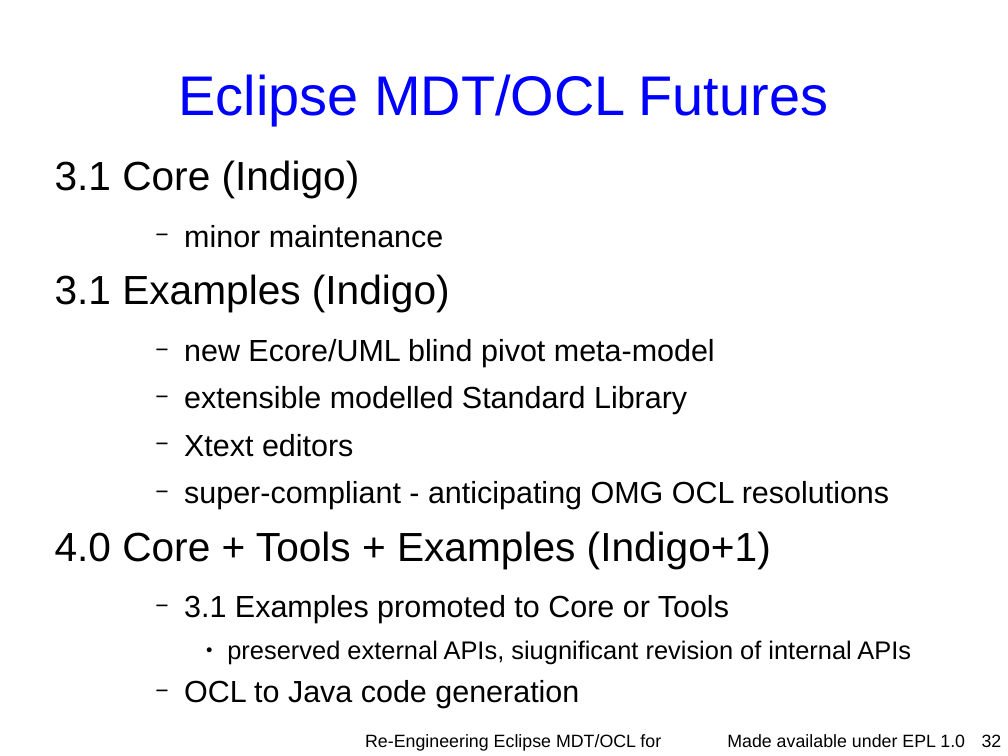
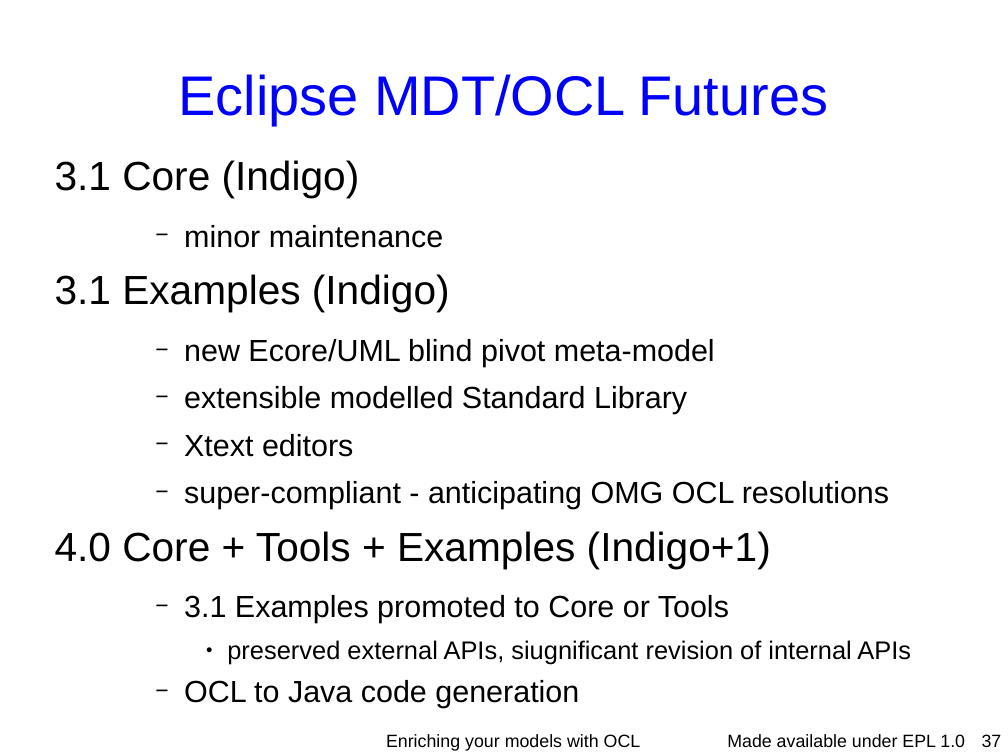
Before and after one commit to eclipse-ocl/ocl-website, a slide deck: slide 37 of ocl/docs/publications/ESE2010LongTalk/EnrichingWithOCL.odp (slide 32 before the commit). Drawn at 1008x756 pixels with LibreOffice and Linux fonts; fonts in the diff are those of the drawing; background and template pictures are left out. Boxes give left, top, right and bottom in pixels: in the first picture for what was removed or moved away, otherwise in the second. Text is boxed around its words. In the diff, an @@ line names an element or a change of style, - is before the commit and + after.

```diff
--- a/ocl/docs/publications/ESE2010LongTalk/EnrichingWithOCL.odp
+++ b/ocl/docs/publications/ESE2010LongTalk/EnrichingWithOCL.odp
@@ text at (x1=386, y1=734, x2=641, y2=751): text changed @@
-Re-Engineering Eclipse MDT/OCL for Xtext
+Enriching your models with OCL
@@ page number at (x1=982, y1=734, x2=1002, y2=747): text changed @@
-32
+37
```
Also in this commit, not shown: 29 other slides changed, 12 slides added, 3 other files.
